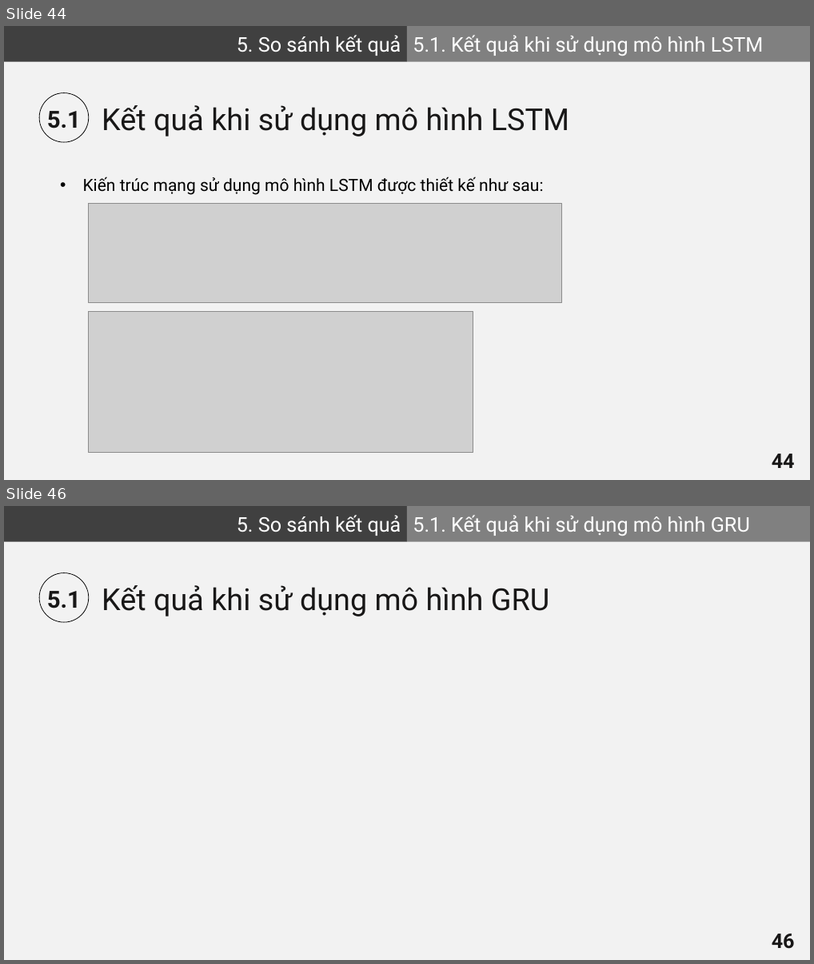
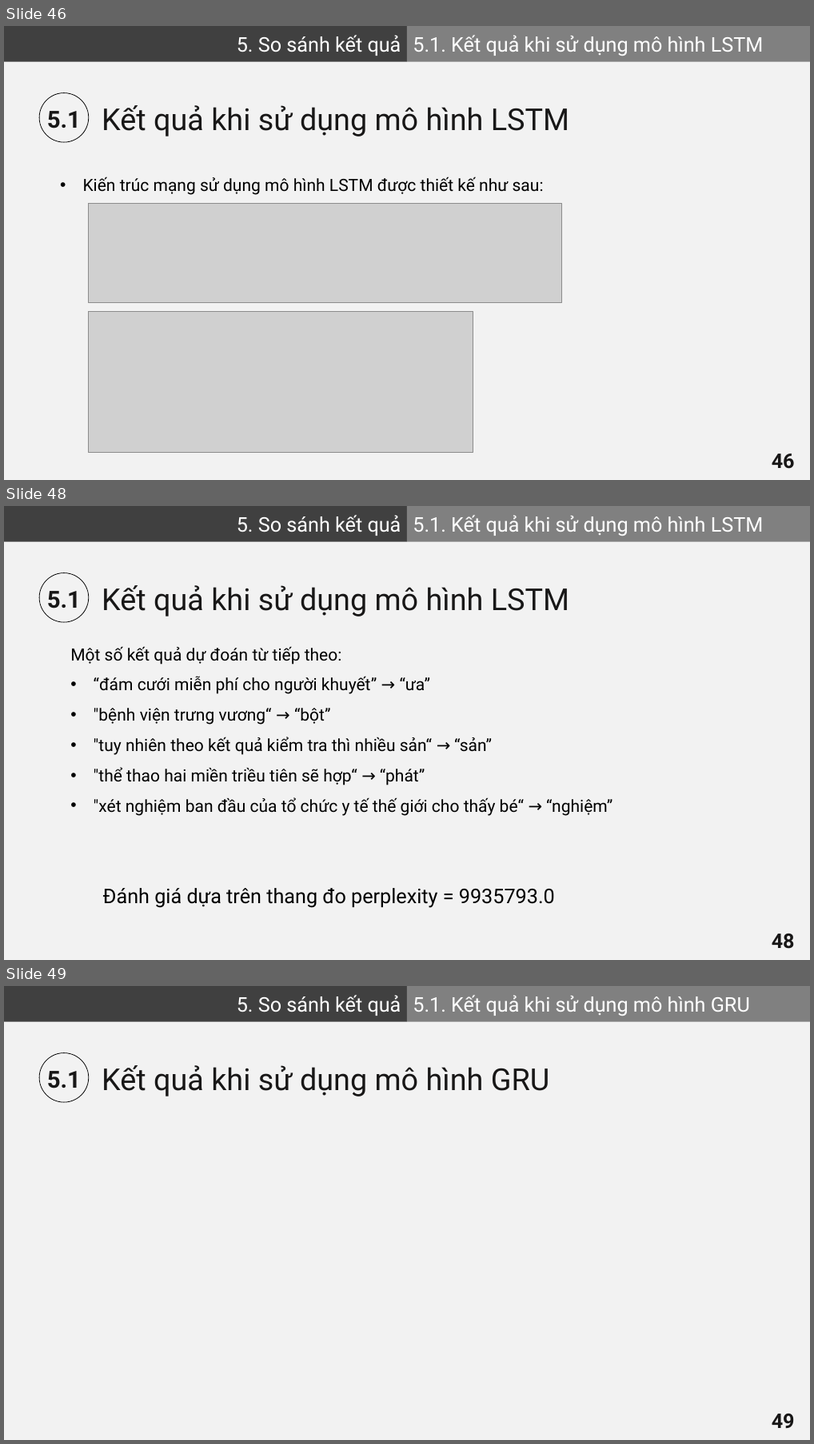
Before and after one commit to VHSkillPro/next-word-prediction, a slide deck: report.pptx. Shown one above the other, each under a label of ours: slides 44 and 46 before the commit, slides 46, 48 and 49 after it; the slides between them are not shown. The pictures are 814x964 and 814x1444 pixels, drawn with LibreOffice and Linux fonts; fonts in the diff are those of the drawing; grey boxes stand for pictures. Boxes give left, top, right and bottom in pixels: in the first picture for what was removed or moved away, otherwise in the second. Text is boxed around its words. In the diff, an @@ line names an element or a change of style, - is before the commit and + after.

```diff
--- a/report.pptx
+++ b/report.pptx
@@ slide 48 added at box(4, 506, 810, 960), background #F2F2F2 @@
@@ rectangle added at box(4, 506, 407, 542), fill #404040, 24 pt, text #FFFFFF @@
+5. So sánh kết quả
@@ rectangle added at box(407, 506, 810, 542), fill #808080, 24 pt, text #FFFFFF @@
+5.1. Kết quả khi sử dụng mô hình LSTM
@@ ellipse added at box(39, 573, 89, 622), outline #000000 0.75 pt @@
@@ text added at box(47, 591, 81, 608), 28 pt, text #181717, bold @@
+5.1
@@ text added at box(102, 585, 570, 616), 36 pt, text #181717 @@
+Kết quả khi sử dụng mô hình LSTM
@@ text added at box(70, 646, 613, 816), 20 pt, text #000000 @@
+  Một số kết quả dự đoán từ tiếp theo:
+  • “đám cưới miễn phí cho người khuyết” → “ưa”
+  • "bệnh viện trưng vương“ → “bột”
+  • "tuy nhiên theo kết quả kiểm tra thì nhiều sản“ → “sản”
+  • "thể thao hai miền triều tiên sẽ hợp“ → “phát”
+  • "xét nghiệm ban đầu của tổ chức y tế thế giới cho thấy bé“ → “nghiệm”
@@ text added at box(103, 888, 555, 908), 24 pt, text #000000 @@
+  Đánh giá dựa trên thang đo perplexity = 9935793.0
@@ page number added at box(772, 933, 795, 948), 24 pt, text #181717, bold @@
+48
@@ what was slide 44 is now slide 46 @@
@@ page number at box(772, 453, 795, 468): text changed @@
-44
+46
@@ what was slide 46 is now slide 49 @@
@@ page number at box(772, 1413, 795, 1428): text changed @@
-46
+49
```
Also in this commit, not shown: 2 slides changed, 2 other slides added.
